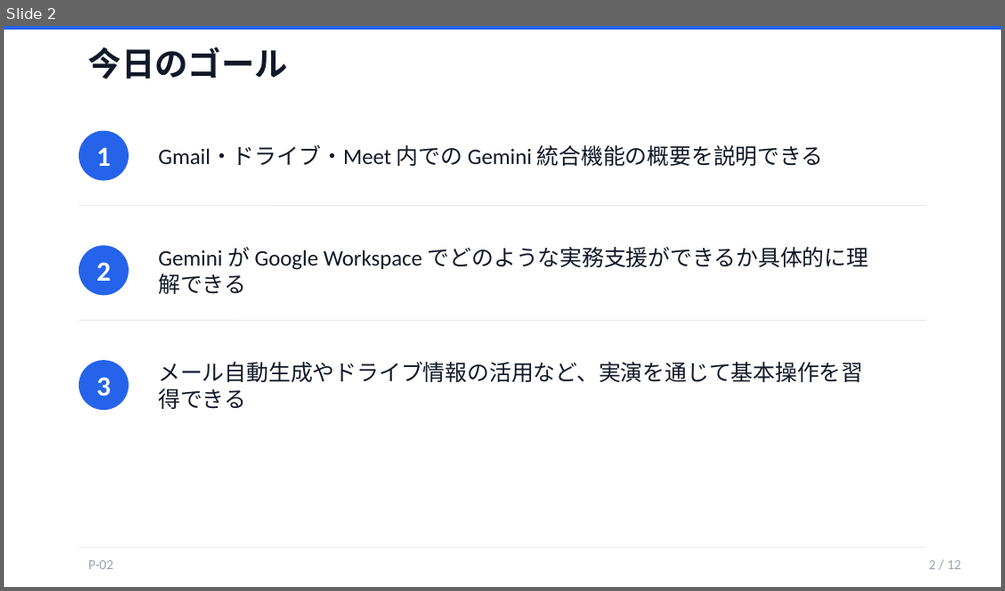
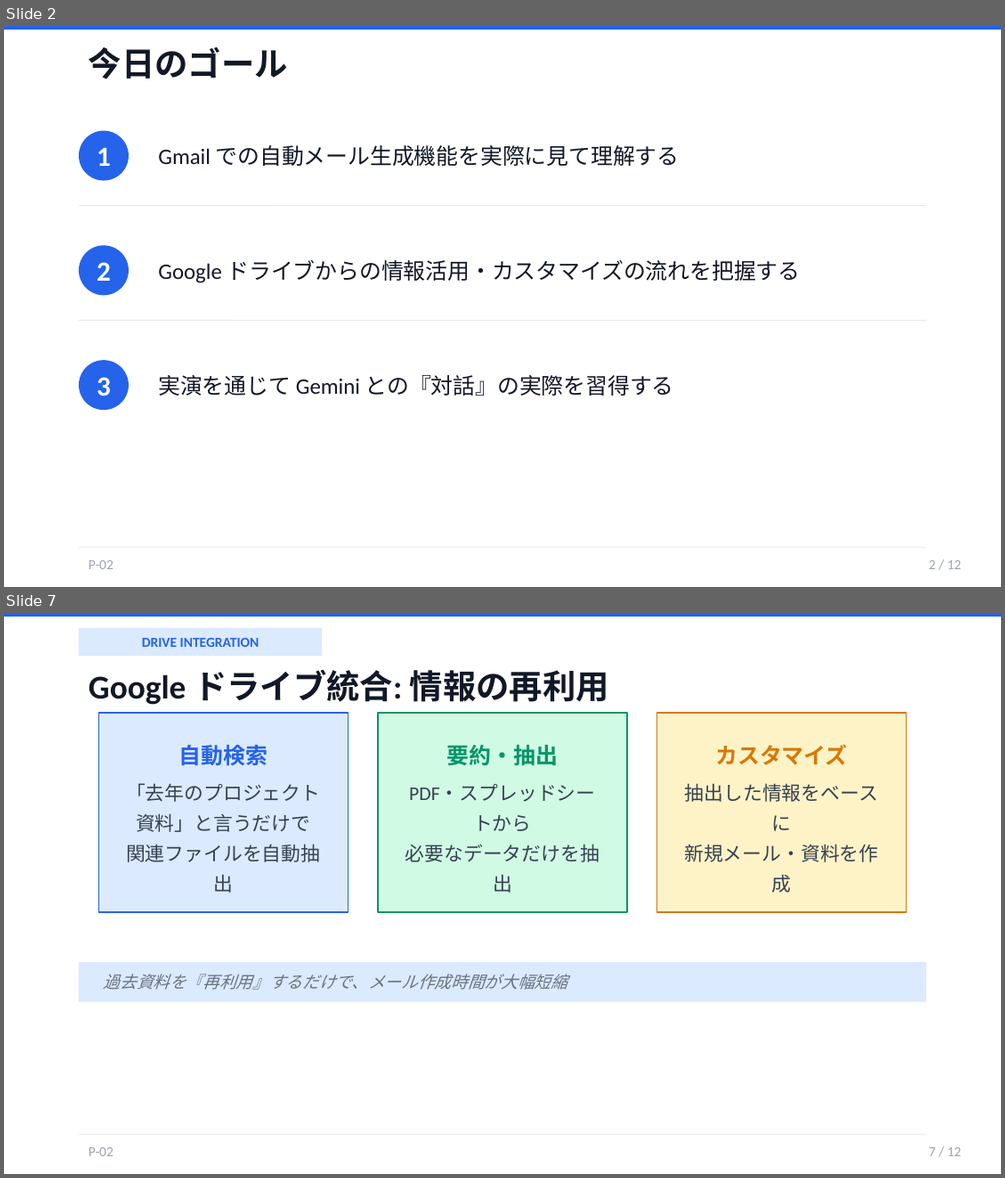
Before and after one commit to kurosaki-yuto/gorilla-knowledge, a slide deck: 黒崎/AI研修一覧/Gemini/P-02_Workspace_統合実演/スライド.pptx. Shown one above the other, each under a label of ours: slide 2 before the commit, slides 2 and 7 after it; the slides between them are not shown. The pictures are 1005x591 and 1005x1178 pixels, drawn with LibreOffice and Linux fonts; fonts in the diff are those of the drawing. Boxes give left, top, right and bottom in pixels: in the first picture for what was removed or moved away, otherwise in the second. Text is boxed around its words. In the diff, an @@ line names an element or a change of style, - is before the commit and + after.

```diff
--- a/黒崎/AI研修一覧/Gemini/P-02_Workspace_統合実演/スライド.pptx
+++ b/黒崎/AI研修一覧/Gemini/P-02_Workspace_統合実演/スライド.pptx
@@ slide 7 added at box(4, 613, 1001, 1174), background #FFFFFF @@
@@ rectangle added at box(4, 613, 1001, 617), fill #2563EB @@
@@ rectangle added at box(79, 628, 322, 656), fill #DBEAFE @@
@@ text added at box(142, 638, 259, 647), 10 pt, text #2563EB, bold @@
+DRIVE INTEGRATION
@@ text added at box(89, 669, 609, 705), 24 pt, text #111827, bold @@
+Google ドライブ統合: 情報の再利用
@@ rectangle added at box(98, 713, 348, 912), fill #DBEAFE, outline #2563EB 1 pt @@
@@ rectangle added at box(378, 713, 627, 912), fill #D1FAE5, outline #059669 1 pt @@
@@ rectangle added at box(657, 713, 906, 912), fill #FEF3C7, outline #D97706 1 pt @@
@@ text added at box(179, 745, 267, 765), 16 pt, text #2563EB, bold @@
+自動検索
@@ text added at box(447, 745, 558, 766), 16 pt, text #059669, bold @@
+要約・抽出
@@ text added at box(715, 744, 847, 765), 16 pt, text #D97706, bold @@
+カスタマイズ
@@ text added at box(126, 783, 320, 892), 14 pt, text #374151 @@
+「去年のプロジェクト資料」と言うだけで
+関連ファイルを自動抽出
@@ text added at box(405, 784, 599, 892), 14 pt, text #374151 @@
+PDF・スプレッドシートから
+必要なデータだけを抽出
@@ text added at box(684, 783, 878, 892), 14 pt, text #374151 @@
+抽出した情報をベースに
+新規メール・資料を作成
@@ rectangle added at box(79, 962, 926, 1002), fill #DBEAFE @@
@@ text added at box(104, 973, 567, 989), 12 pt, text #6B7280, italic @@
+過去資料を『再利用』するだけで、メール作成時間が大幅短縮
@@ line added from (79, 1134) to (926, 1134), #E5E7EB 0.5 pt @@
@@ text added at box(89, 1147, 113, 1156), 10 pt, text #9CA3AF @@
+P-02
@@ text added at box(929, 1147, 962, 1156), 10 pt, text #9CA3AF @@
+7 / 12
@@ slide 2 changed as well @@
@@ text at box(158, 145, 680, 166): text changed @@
-Gmail・ドライブ・Meet 内での Gemini 統合機能の概要を説明できる
+Gmail での自動メール生成機能を実際に見て理解する
@@ text at box(158, 260, 801, 283): text changed @@
-Gemini が Google Workspace でどのような実務支援ができるか具体的に理解できる
+Google ドライブからの情報活用・カスタマイズの流れを把握する
@@ text at box(158, 375, 674, 395): text changed @@
-メール自動生成やドライブ情報の活用など、実演を通じて基本操作を習得できる
+実演を通じて Gemini との『対話』の実際を習得する
```
Also in this commit, not shown: 3 other slides changed, 7 other slides added, 8 slides removed, 11 other files.
